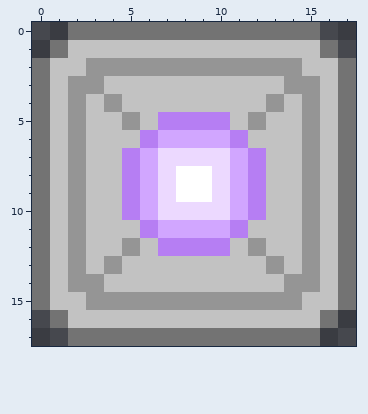
Pixel-art sprite -- Project/CSCI342-GroupProject/app/src/main/res/drawable/powerup_orb.png. Above: the version before the commit.
The file is 72x72 pixels, drawn in blocks of 4x4; one block is one cell here. Colours within 5 levels of each other are drawn and written as one.
The same view after the edit:
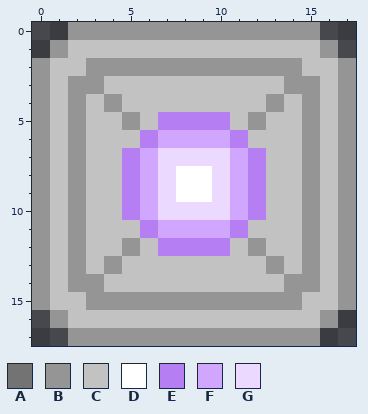
Palette (. is transparent): A #737373  B #959595  C #c2c2c2  D #ffffff  E #b67ef3  F #d1a6ff  G #ecd9ff
Difference:
y 0: x 2..15 AAAAAAAAAAAAAA -> BBBBBBBBBBBBBB
y 1: x 1 A -> B; x 16 A -> B
y 2..15: x 0 A -> B; x 17 A -> B
y 16: x 1 A -> B; x 16 A -> B
y 17: x 2..15 AAAAAAAAAAAAAA -> BBBBBBBBBBBBBB
